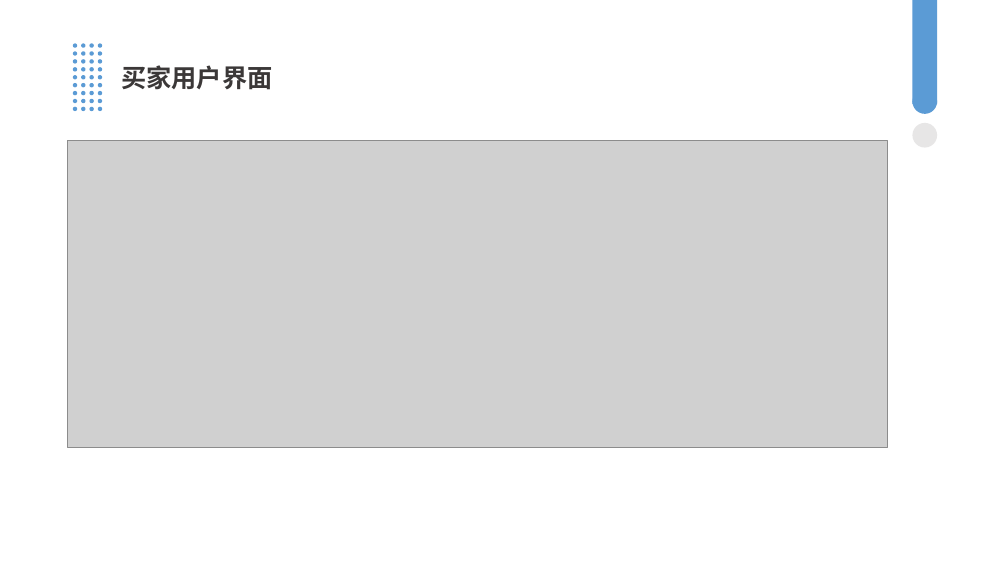
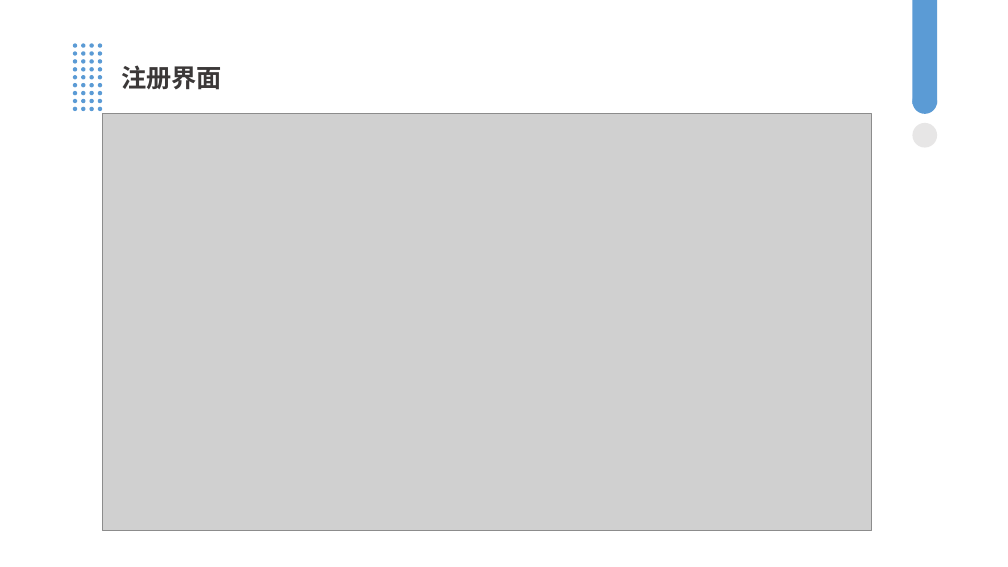
Before and after one commit to darkdungeon30/ZJGSU-Score, a slide deck: slide 15 of web前端/课程评分系统PPT.pptx. Drawn at 1008x567 pixels with LibreOffice and Linux fonts; fonts in the diff are those of the drawing; grey boxes stand for pictures. Boxes give left, top, right and bottom in pixels: in the first picture for what was removed or moved away, otherwise in the second. Text is boxed around its words. In the diff, an @@ line names an element or a change of style, - is before the commit and + after.

```diff
--- a/web前端/课程评分系统PPT.pptx
+++ b/web前端/课程评分系统PPT.pptx
@@ text at [121, 65, 222, 90]: text changed @@
-买家用户界面
+注册界面
@@ picture: place and size @@
-picture at [67, 141, 888, 447]
+picture at [102, 114, 872, 531]
```
Also in this commit, not shown: 2 other slides changed, 7 slides added, 1 slide removed.
